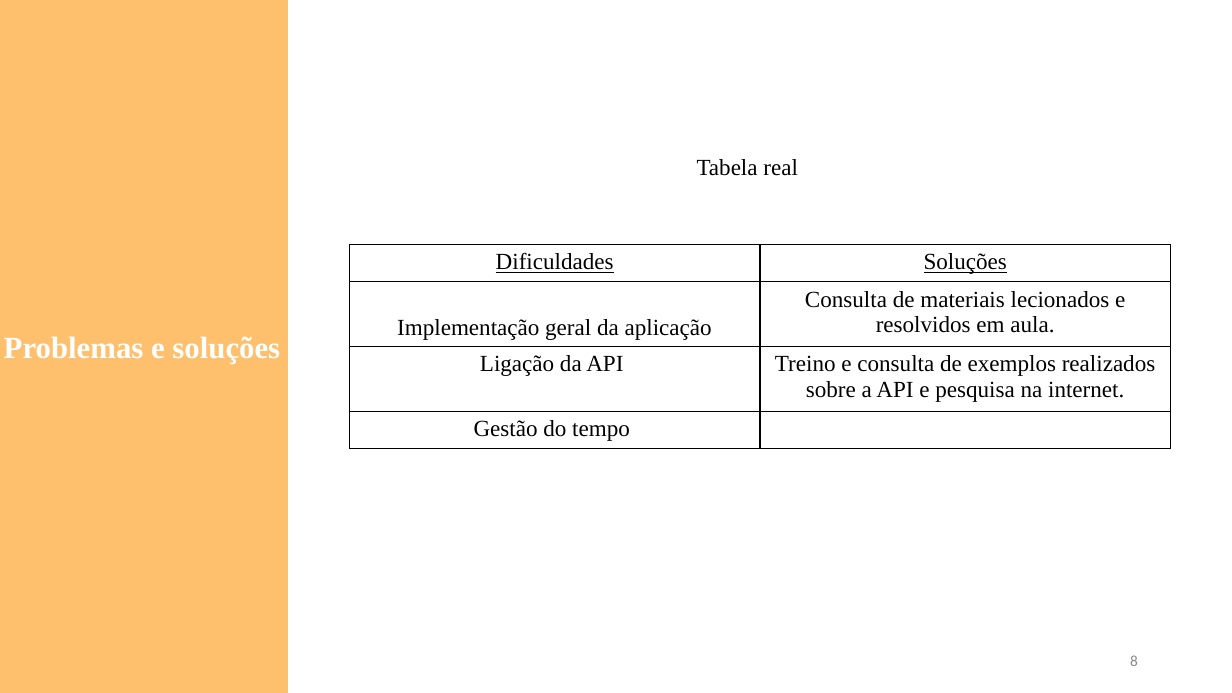
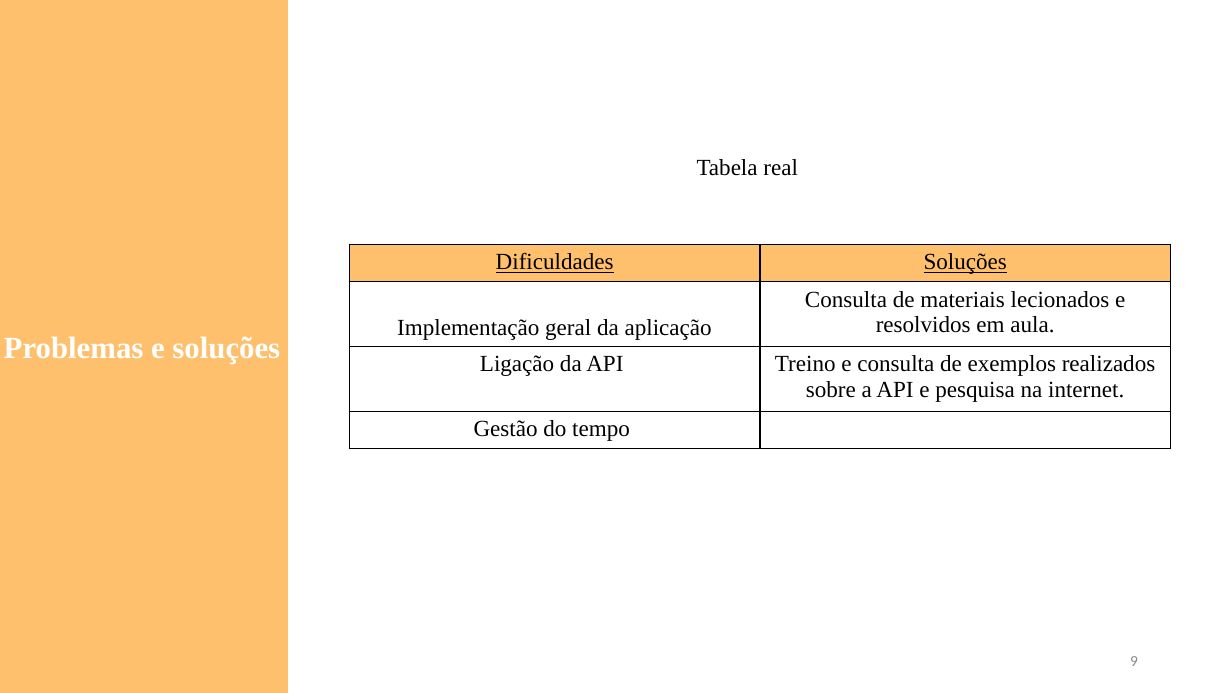
Before and after one commit to dianacatarino/PSI_AMSI_202324, a slide deck: slide 9 of doc/Apresentação 2ª Fase.pptx (slide 8 before the commit). Drawn at 1232x693 pixels with LibreOffice and Linux fonts; fonts in the diff are those of the drawing. Boxes give left, top, right and bottom in pixels: in the first picture for what was removed or moved away, otherwise in the second. Text is boxed around its words. In the diff, an @@ line names an element or a change of style, - is before the commit and + after.

```diff
--- a/doc/Apresentação 2ª Fase.pptx
+++ b/doc/Apresentação 2ª Fase.pptx
@@ table at <box>349,244,1170,448</box> @@
@@ fill #FFFFFF to #FFC06D in row 1 @@
@@ page number at <box>1130,656,1138,666</box>: text changed @@
-8
+9
```
Also in this commit, not shown: 7 other slides changed, 2 slides added, 1 slide removed, 1 other file.
